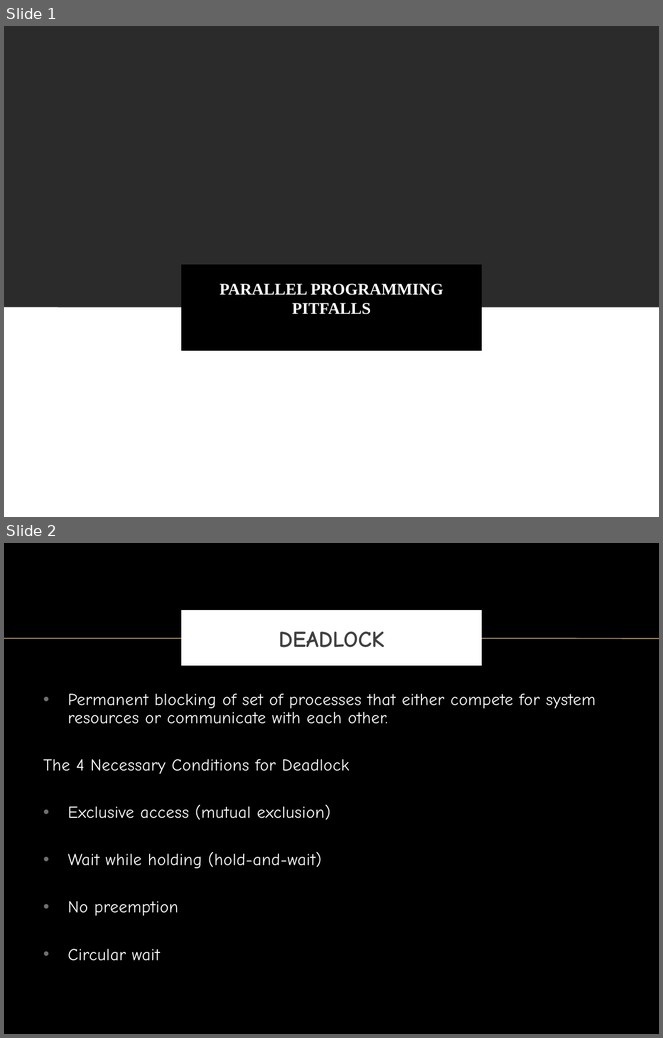
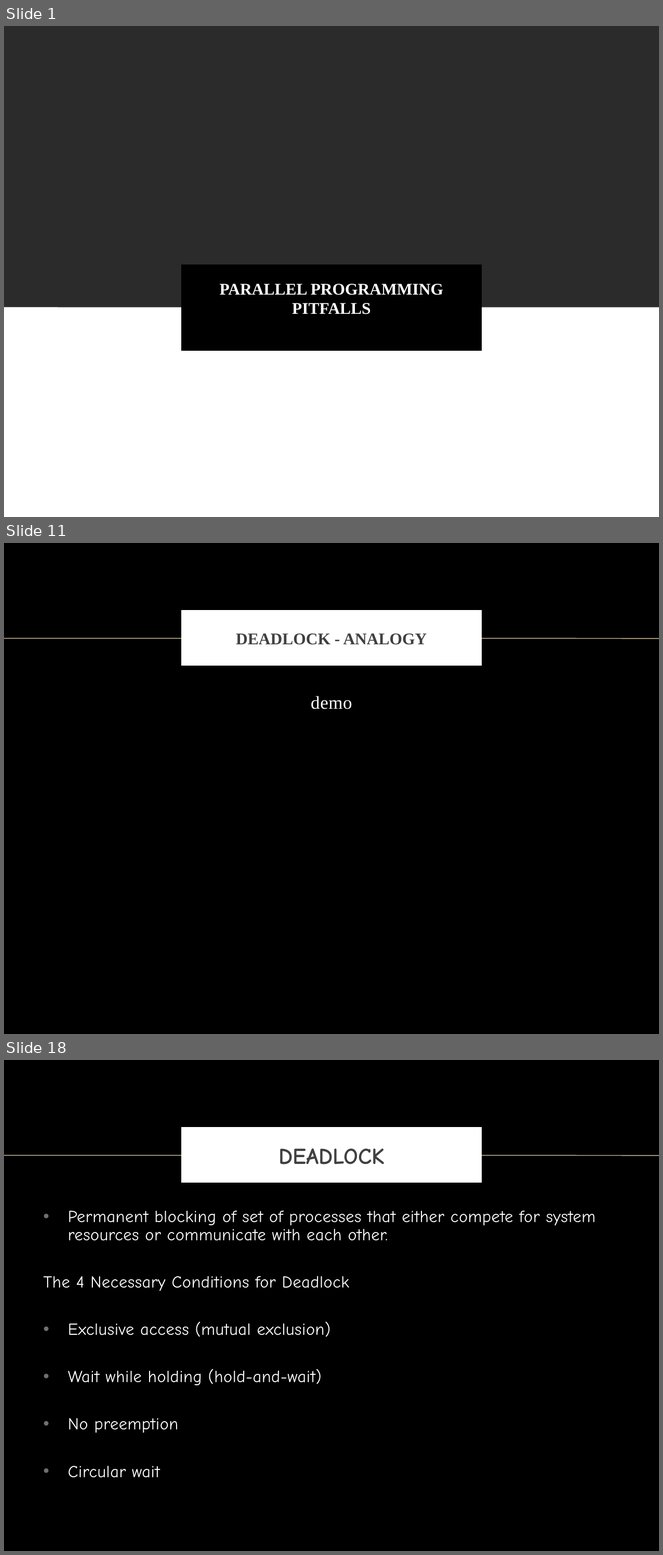
Before and after one commit to vong-srey/Paravantage, a slide deck: Deadlock.pptx. Shown one above the other, each under a label of ours: slides 1 and 2 before the commit, slides 1, 11 and 18 after it; the slides between them are not shown. The pictures are 663x1038 and 663x1555 pixels, drawn with LibreOffice and Linux fonts; fonts in the diff are those of the drawing; background and template pictures are left out; a plain dark background stands for a picture behind light text. Boxes give left, top, right and bottom in pixels: in the first picture for what was removed or moved away, otherwise in the second. Text is boxed around its words. In the diff, an @@ line names an element or a change of style, - is before the commit and + after.

```diff
--- a/Deadlock.pptx
+++ b/Deadlock.pptx
@@ slide 11 added at box(4, 543, 659, 1034), background picture (left out); not listed: 1 template element that a slide beside it also shows @@
@@ title added at box(184, 613, 479, 664), fill #FFFFFF, outline #FFFFFF 6 pt, 18 pt, text #404040, bold @@
+DEADLOCK - ANALOGY
@@ text added at box(311, 696, 352, 709), 20 pt, text #FFFFFF @@
+demo
@@ what was slide 2 is now slide 18 @@
```
Also in this commit, not shown: 15 other slides added.
